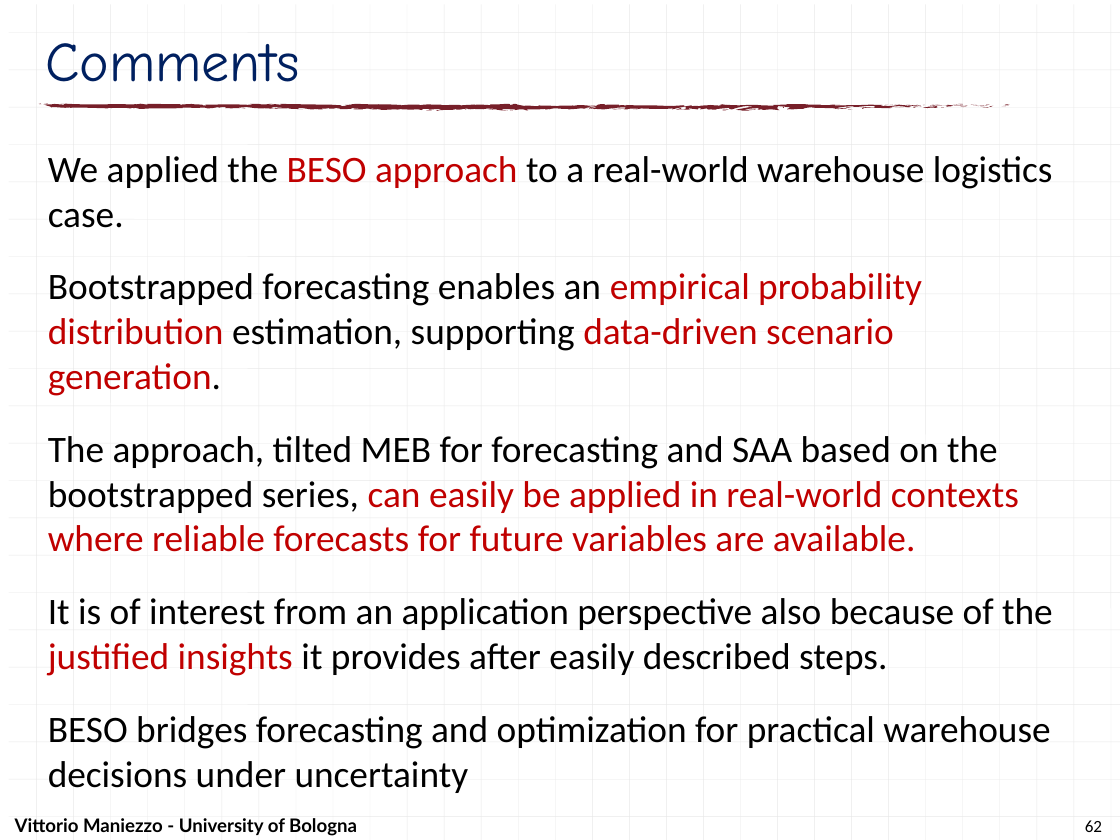
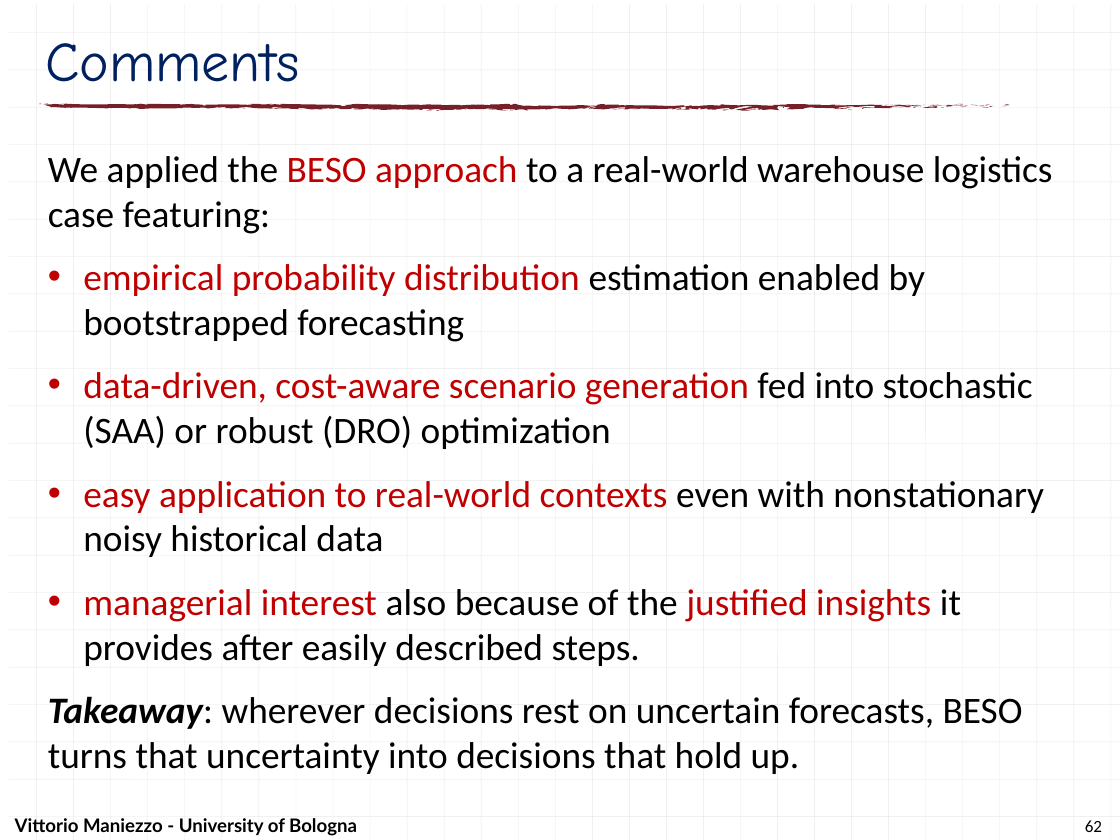
Before and after one commit to maniezzo/GDOforecast, a slide deck: slide 62 of doc/Schedulingseminar/schedulingSeminarXdock.pptx. Drawn at 1120x840 pixels with LibreOffice and Linux fonts; fonts in the diff are those of the drawing. Boxes give left, top, right and bottom in pixels: in the first picture for what was removed or moved away, otherwise in the second. Text is boxed around its words. In the diff, an @@ line names an element or a change of style, - is before the commit and + after.

```diff
--- a/doc/Schedulingseminar/schedulingSeminarXdock.pptx
+++ b/doc/Schedulingseminar/schedulingSeminarXdock.pptx
@@ text at (48,156,1053,774): text changed @@
-We applied the BESO approach to a real-world warehouse logistics case.
-Bootstrapped forecasting enables an empirical probability distribution estimation, supporting data-driven scenario generation.
-The approach, tilted MEB for forecasting and SAA based on the bootstrapped series, can easily be applied in real-world contexts where reliable forecasts for future variables are available.
-It is of interest from an application perspective also because of the justified insights it provides after easily described steps.
-BESO bridges forecasting and optimization for practical warehouse decisions under uncertainty
+We applied the BESO approach to a real-world warehouse logistics case featuring:
+• empirical probability distribution estimation enabled by bootstrapped forecasting
+• data-driven, cost-aware scenario generation fed into stochastic (SAA) or robust (DRO) optimization
+• easy application to real-world contexts even with nonstationary noisy historical data
+• managerial interest also because of the justified insights it provides after easily described steps.
+Takeaway: wherever decisions rest on uncertain forecasts, BESO turns that uncertainty into decisions that hold up.
```
Also in this commit, not shown: 8 other slides changed, 1 other file.
